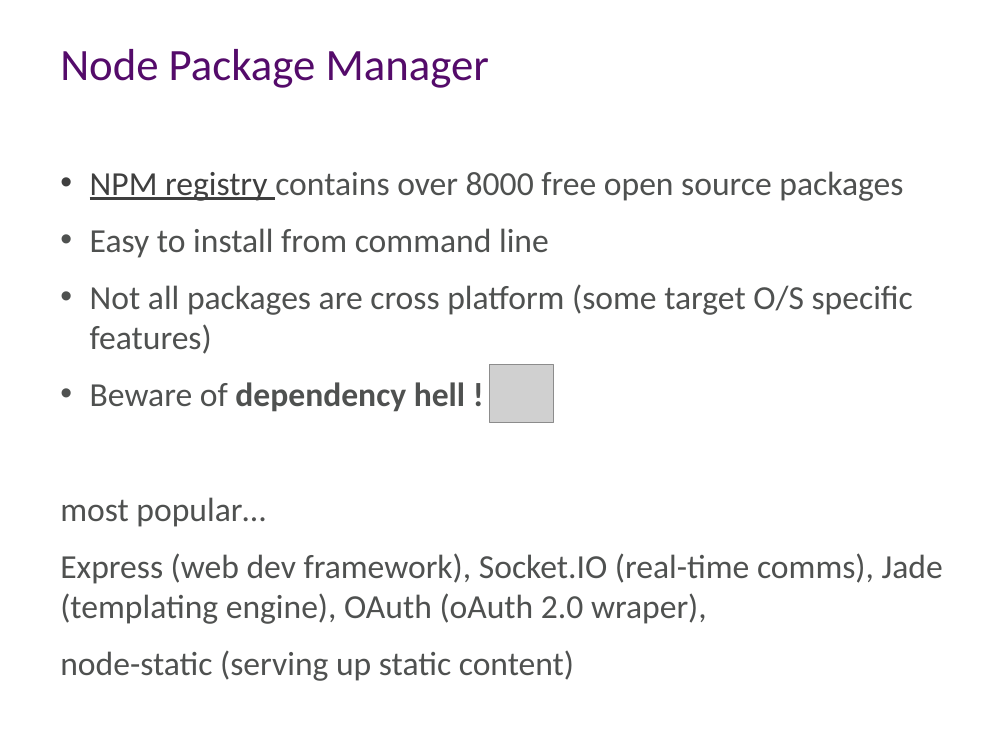
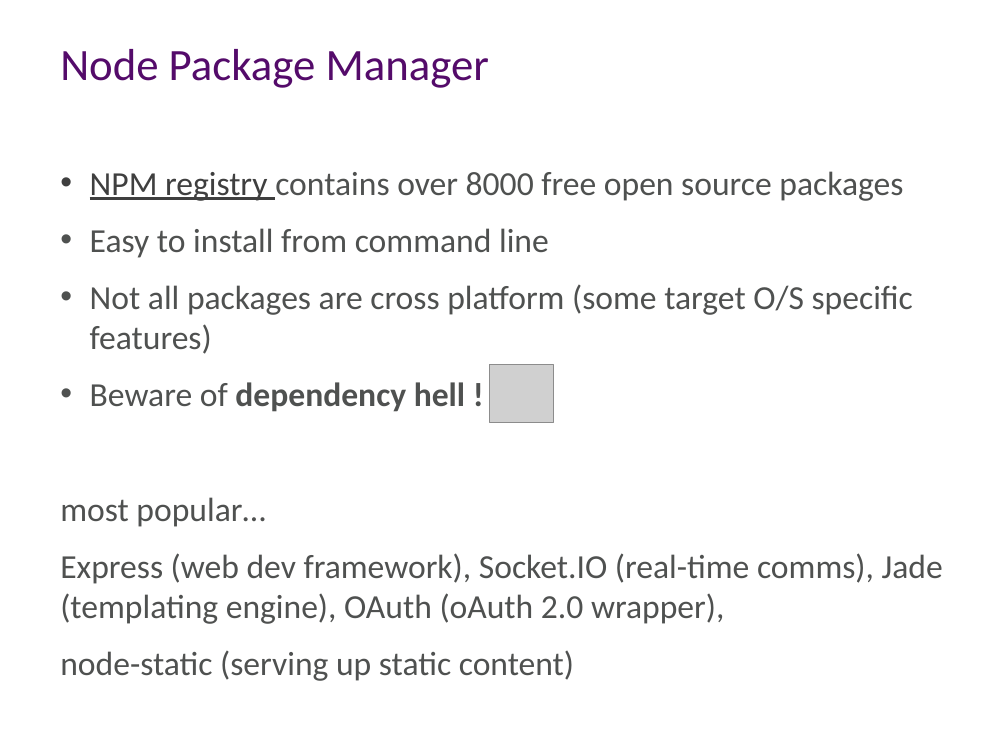
Before and after one commit to aidancasey/AzureNodeChatClient, a slide deck: slide 11 of presentation/Building Node.js Applications on Windows Azure.pptx. Drawn at 1008x756 pixels with LibreOffice and Linux fonts; fonts in the diff are those of the drawing; grey boxes stand for pictures; background and template pictures are left out. Boxes give left, top, right and bottom in pixels: in the first picture for what was removed or moved away, otherwise in the second. Text is boxed around its words. In the diff, an @@ line names an element or a change of style, - is before the commit and + after.

```diff
--- a/presentation/Building Node.js Applications on Windows Azure.pptx
+++ b/presentation/Building Node.js Applications on Windows Azure.pptx
@@ text at (60, 553, 943, 624): text changed @@
-Express (web dev framework), Socket.IO (real-time comms), Jade (templating engine), OAuth (oAuth 2.0 wraper),
+Express (web dev framework), Socket.IO (real-time comms), Jade (templating engine), OAuth (oAuth 2.0 wrapper),
```
Also in this commit, not shown: 8 other slides changed, 4 other files.
